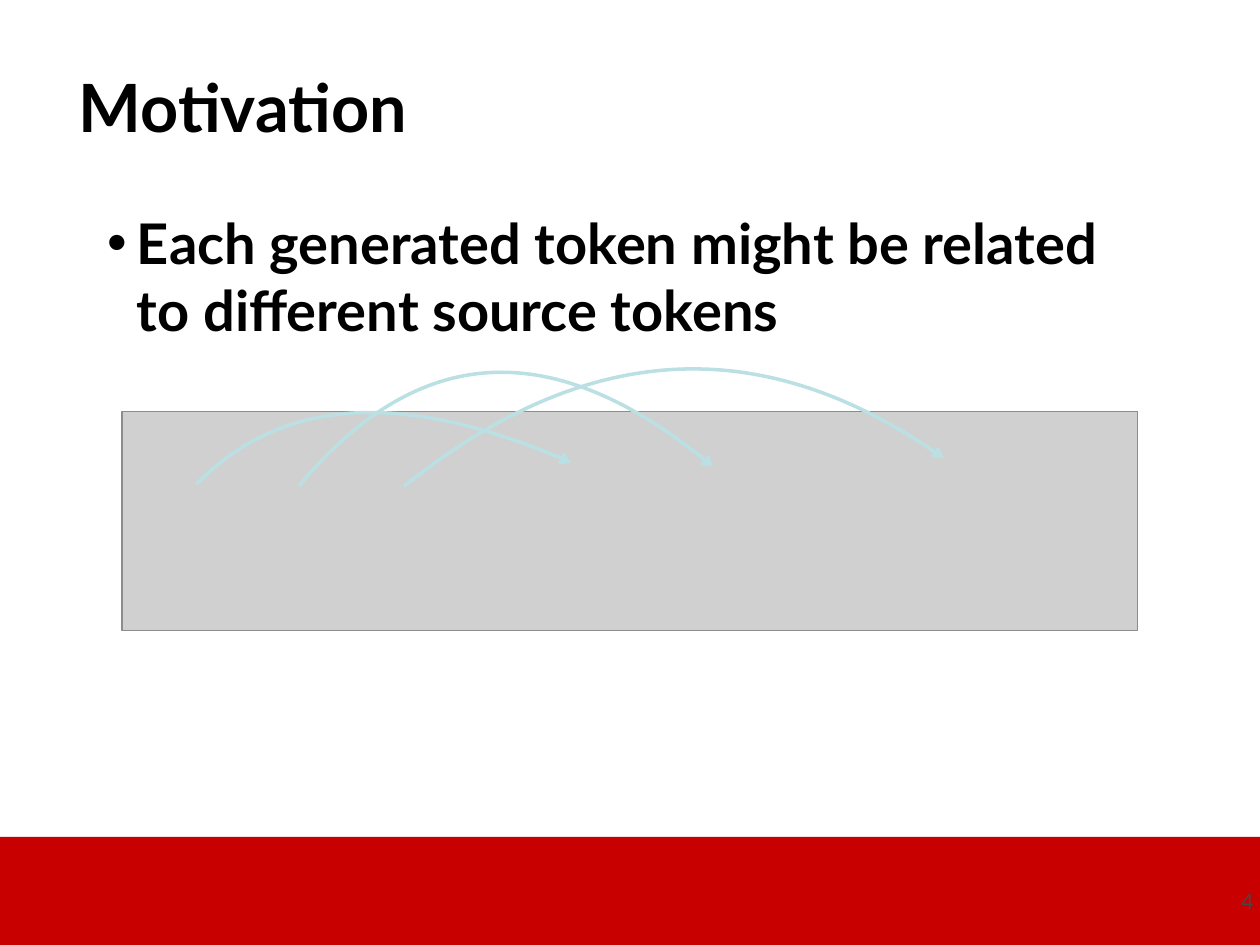
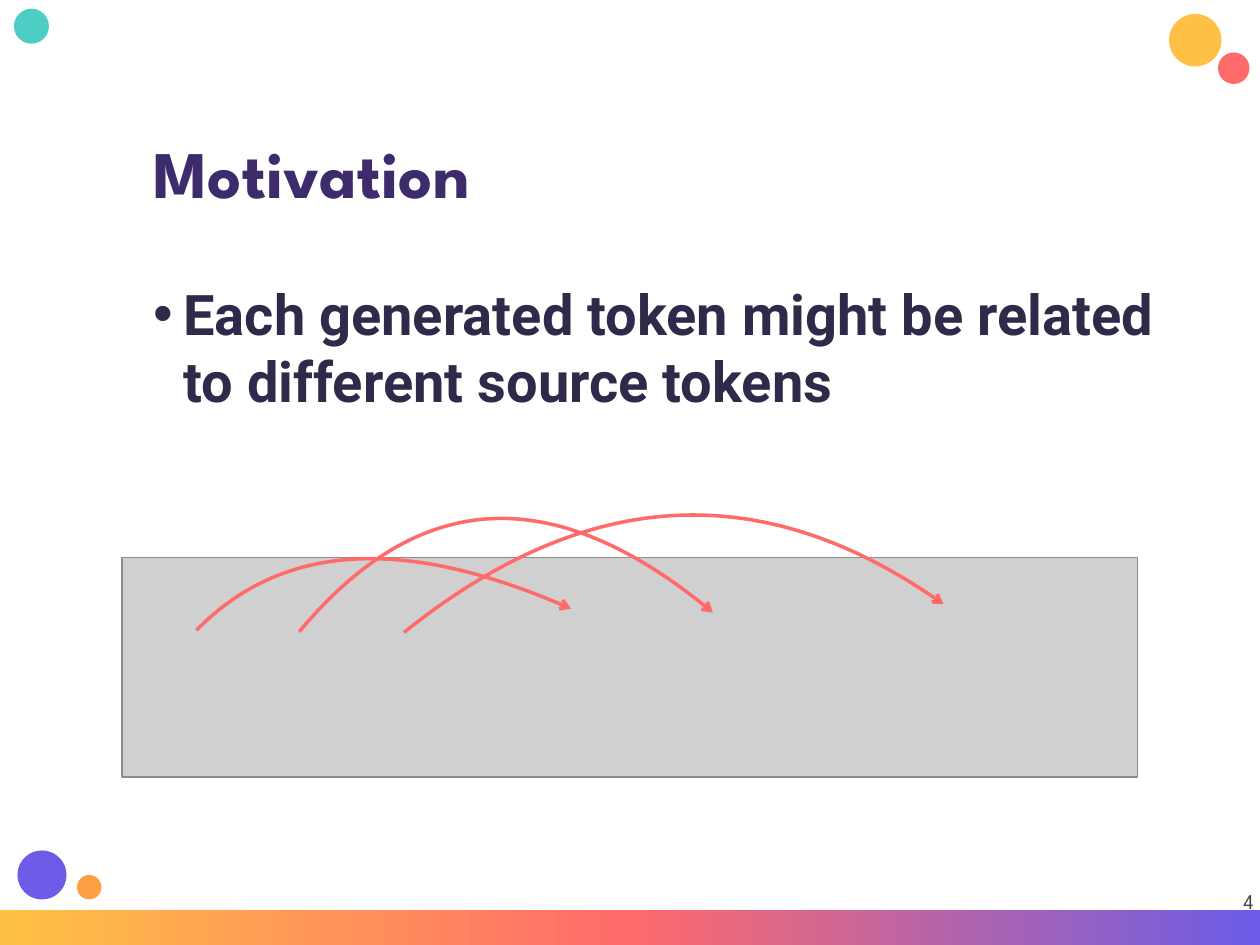
Before and after one commit to dantongyu/d2l-pytorch-colab, a slide deck: slide 4 of Presentations/Day-3-Attention-Transformer-ChatGPT.pptx. Drawn at 1260x945 pixels with LibreOffice and Linux fonts; fonts in the diff are those of the drawing; grey boxes stand for pictures; background and template pictures are left out. Boxes give left, top, right and bottom in pixels: in the first picture for what was removed or moved away, otherwise in the second. Text is boxed around its words. In the diff, an @@ line names an element or a change of style, - is before the commit and + after.

```diff
--- a/Presentations/Day-3-Attention-Transformer-ChatGPT.pptx
+++ b/Presentations/Day-3-Attention-Transformer-ChatGPT.pptx
@@ ellipse added at (x1=14, y1=9, x2=49, y2=44), fill #4ECDC4 @@
@@ ellipse added at (x1=1169, y1=14, x2=1222, y2=67), fill #FFC145 @@
@@ ellipse added at (x1=1218, y1=53, x2=1250, y2=84), fill #FF6B6B @@
@@ title "Motivation" moved from (x1=79, y1=82, x2=407, y2=133) to (x1=153, y1=153, x2=469, y2=199) @@
@@ title "Motivation" at (x1=153, y1=153, x2=469, y2=199): font Lato to League Spartan, text colour #000000 to #3D2B6B @@
@@ text "Each generated token might be ..." moved from (x1=137, y1=222, x2=1097, y2=332) to (x1=183, y1=293, x2=1153, y2=403) @@
@@ text "Each generated token might be ..." at (x1=183, y1=293, x2=1153, y2=403): font Lato to Roboto, text colour #000000 to #2D2A4A @@
@@ 3 freeform shapes, 1 picture moved together from (x1=122, y1=369, x2=1138, y2=631) to (x1=122, y1=515, x2=1138, y2=776) @@
@@ outline #BBE0E3 2 pt to #FF6B6B 2 pt in 3 elements at (x1=404, y1=515, x2=944, y2=633), (x1=197, y1=559, x2=571, y2=630), (x1=299, y1=519, x2=712, y2=631) @@
@@ ellipse added at (x1=18, y1=850, x2=67, y2=900), fill #6C5CE7 @@
@@ ellipse added at (x1=77, y1=874, x2=101, y2=898), fill #FF9F45 @@
@@ page number at (x1=1243, y1=895, x2=1253, y2=915): font Lato to League Spartan @@
@@ rectangle resized from (x1=0, y1=837, x2=1260, y2=945) to (x1=0, y1=910, x2=1260, y2=945) @@
@@ rectangle at (x1=0, y1=910, x2=1260, y2=945): fill #C80000 to gradient #FFC145 to #FF6B6B to #6C5CE7 @@
```
Also in this commit, not shown: 29 other slides changed, 1 slide removed, 1 other file.
